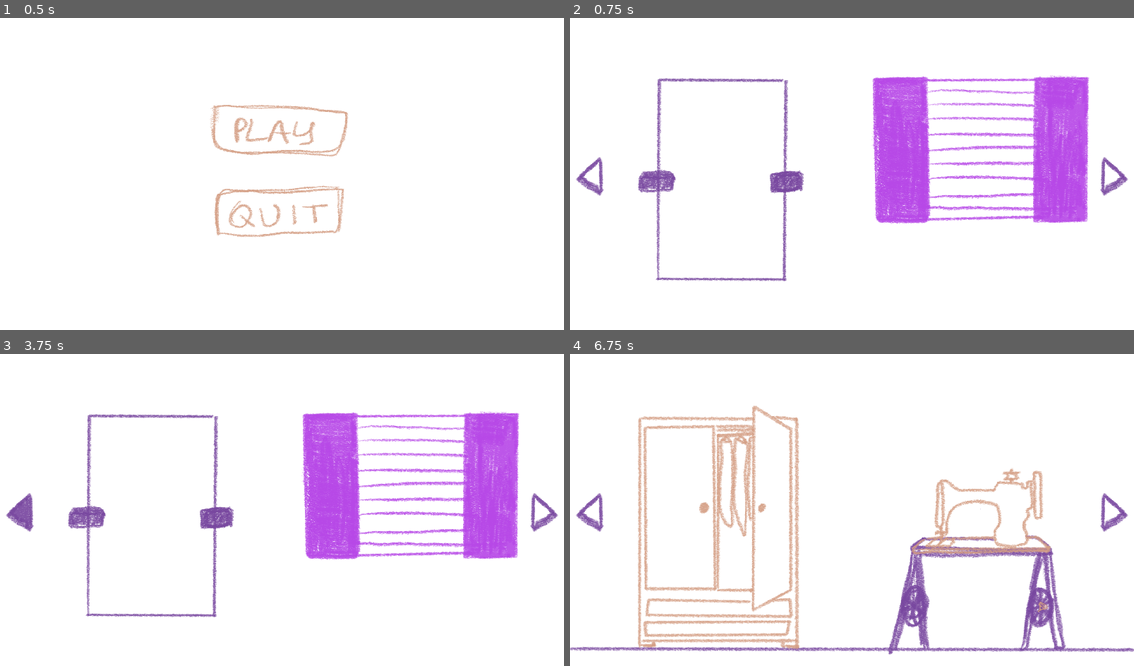
Above: before the commit, frames 1-4 (two rows, left to right).
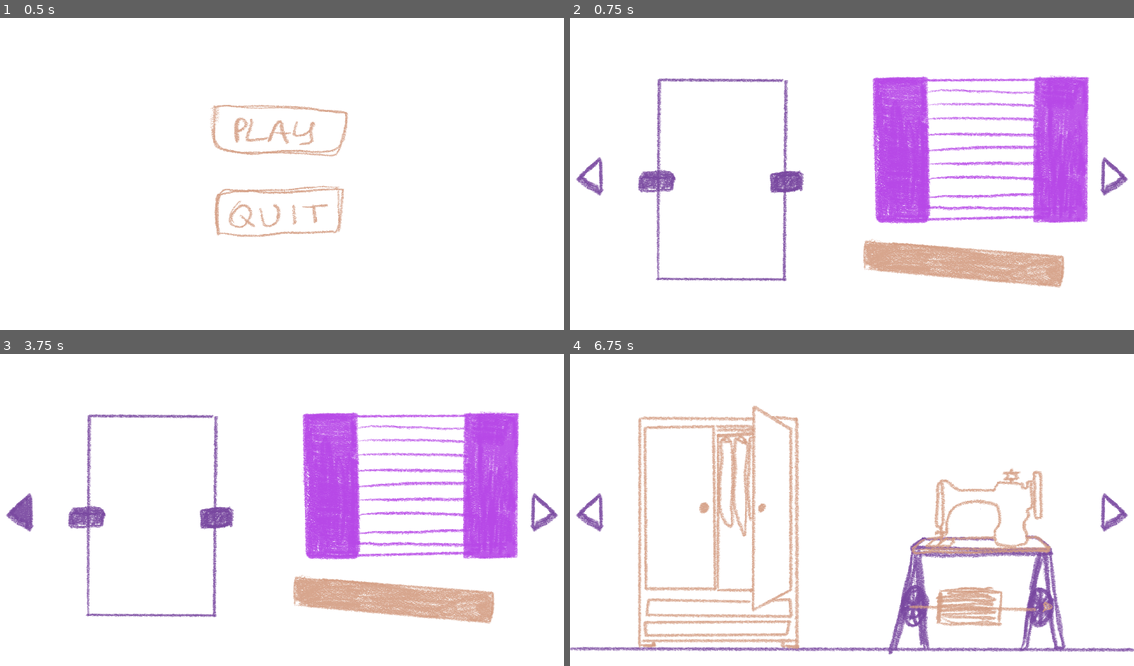
Above: after the commit, the same moments.

Repository: ThaisAlvarenga/Toyol
Game: Godot game, scene res://scenes/main_menu.tscn
Same seed, same stepped clock (60 frames per second), same inputs: the game is played once before the commit and once after it. The project has no main scene, so this scene is started directly.
Inputs (mouse positions are in pixels of both pictures, inside the frame that each line leads up to):
- Up to frame 1 (0.5 s): no input
- Up to frame 2 (0.75 s): click (852, 136) at 0.5 s
- Up to frame 3 (3.75 s): click (541, 513) at 1.25 s; click (541, 513) at 2 s; click (22, 513) at 2.75 s; click (22, 513) at 3.5 s
- Up to frame 4 (6.75 s): click (1111, 513) at 4.25 s; click (592, 513) at 5 s; tap Enter at 5.75 s; move the mouse to (976, 497) at 5.77 s; press the mouse at (976, 497) at 5.78 s; release the mouse at (976, 497) at 6.5 s; tap Space at 6.5 s; drag from (739, 528) to (823, 575) at 6.52 s

Frame 1 is identical in both runs. In frame 2, 3.5% of the frame differs, in the area x 51-88%, y 70-87%; in frame 3, 3.5%; in frame 4, 1.3%.

Commit message:
Added interaction animations for sewing room and entrance
Added assets and interactions to the sewing room and the entrance.

For the entrance, you can open and close the window. You can also take the piece of wood and barricade the door.

For the sewing machine room, the sewing machine pedal will have a jammed animation. A variable checks whether or not the nail jamming the sewing machine is there or not. If it is not there, then the sewing machine can work correctly.

Diff:
--- a/Scenes/1_house.tscn
+++ b/Scenes/1_house.tscn
@@ -1,10 +1,19 @@
-[gd_scene load_steps=3 format=3 uid="uid://doqf8uaj3ytv7"]
+[gd_scene load_steps=5 format=3 uid="uid://doqf8uaj3ytv7"]
 
 [ext_resource type="Script" path="res://Scenes/1_house_manager.gd" id="1_h2gj8"]
 [ext_resource type="PackedScene" uid="uid://bdyqfba5iol14" path="res://UI/change_room_button.tscn" id="2_42gak"]
+[ext_resource type="Script" path="res://Scenes/player_manager.gd" id="2_flbvx"]
+[ext_resource type="Script" path="res://Scenes/inventory.gd" id="3_rxabe"]
 
-[node name="1_House" type="Node2D"]
+[node name="1_House" type="Node2D" node_paths=PackedStringArray("player_manager")]
 script = ExtResource("1_h2gj8")
+player_manager = NodePath("Player_Manager")
+
+[node name="Player_Manager" type="Node2D" parent="."]
+script = ExtResource("2_flbvx")
+
+[node name="Inventory" type="Node2D" parent="."]
+script = ExtResource("3_rxabe")
 
 [node name="CanvasLayer" type="CanvasLayer" parent="."]
 
--- a/Scenes/1_house_manager.gd
+++ b/Scenes/1_house_manager.gd
@@ -1,5 +1,7 @@
 class_name HouseManager
 extends Node2D
+
+@export var player_manager: PlayerManager
 
 var rooms_path = [
 	"res://Scenes/house_1/1_0_house.tscn",
@@ -40,9 +42,19 @@
 	# add room as child of House Manager
 	add_child(current_room)
 
+	# Connect signals from the 1st room
+	#if current_room.has_signal("door_state_changed"):
+		#current_room.connect("door_state_changed", _on_door_state_changed)
+		#print("HouseManager: Door signal connected")
+	#if current_room.has_signal("window_state_changed"):
+		#current_room.connect("window_state_changed", _on_window_state_changed)
+		#print("HouseManager: Window signal connected")
+	#
+
 	# update current room index
 	current_room_index = index
 	print("Loaded scene: " , index)
+
 
 # load scene that proceeds current scene
 func next_scene() -> void:
@@ -56,3 +68,18 @@
 # accesses any scene given an index
 func go_to_scene(index: int) -> void:
 	load_scene(index)
+
+#
+#func _on_door_state_changed(is_closed: bool):
+	#print("HouseManager: Door state changed to ", is_closed)
+	#if player_manager:
+		#player_manager.update_door_state(is_closed)
+	#else:
+		#print("HouseManager: player_manager is null")
+#
+#func _on_window_state_changed(is_closed: bool):
+	#print("HouseManager: Window state changed to ", is_closed)
+	#if player_manager:
+		#player_manager.update_window_state(is_closed)
+	#else:
+		#print("HouseManager: player_manager is null")
--- /dev/null
+++ b/Scenes/house_1/1_0_house.gd
@@ -0,0 +1,20 @@
+extends Node2D
+
+signal door_state_changed(is_closed: bool)
+signal window_state_changed(is_closed: bool)
+
+func _ready():
+	pass
+	#$Wood.connect("door_state_changed", _on_door_state_changed)
+	#$Window.connect("window_state_changed", _on_window_state_changed)
+	#print("1_0_house: Signals connected")
+
+func _on_door_state_changed(is_closed: bool):
+	pass
+	#print("1_0_house: Door state changed to ", is_closed)
+	#emit_signal("door_state_changed", is_closed)
+
+func _on_window_state_changed(is_closed: bool):
+	pass
+	#print("1_0_house: Window state changed to ", is_closed)
+	#emit_signal("window_state_changed", is_closed)
--- a/Scenes/house_1/1_0_house.tscn
+++ b/Scenes/house_1/1_0_house.tscn
@@ -1,17 +1,28 @@
-[gd_scene load_steps=5 format=3 uid="uid://br3d78kmcw6ro"]
+[gd_scene load_steps=10 format=3 uid="uid://br3d78kmcw6ro"]
 
 [ext_resource type="Texture2D" uid="uid://cdq5oug4jumuh" path="res://Assets/Scene_Assets/Entrance/entrance.png" id="1_64ydi"]
+[ext_resource type="Script" path="res://Scenes/house_1/1_0_house.gd" id="1_evvbw"]
 [ext_resource type="PackedScene" uid="uid://dtqdjxuar55te" path="res://UI/arrow_button.tscn" id="2_0v7fr"]
 [ext_resource type="Texture2D" uid="uid://bs7lp7iw2nob0" path="res://Assets/Scene_Assets/Entrance/window.png" id="2_jwrfl"]
 [ext_resource type="Script" path="res://Scripts/open_close.gd" id="3_un1p3"]
+[ext_resource type="Texture2D" uid="uid://dl2n2gjrllc45" path="res://Assets/Scene_Assets/Entrance/wood.png" id="5_70bo7"]
+[ext_resource type="Script" path="res://Scenes/house_1/entrance_wood.gd" id="6_x8157"]
+
+[sub_resource type="RectangleShape2D" id="RectangleShape2D_fnpho"]
+size = Vector2(460, 693)
+
+[sub_resource type="RectangleShape2D" id="RectangleShape2D_1bgsc"]
+size = Vector2(693, 110)
 
 [node name="1_0_House" type="Node2D"]
+script = ExtResource("1_evvbw")
 
 [node name="ColorRect" type="ColorRect" parent="."]
 offset_right = 1950.0
 offset_bottom = 1098.0
 
 [node name="Background" type="Sprite2D" parent="."]
+visible = false
 centered = false
 
 [node name="Left_Button" parent="." instance=ExtResource("2_0v7fr")]
@@ -42,3 +53,28 @@
 texture = ExtResource("1_64ydi")
 region_enabled = true
 region_rect = Rect2(408, 307, 567, 694)
+
+[node name="StaticBody2D" type="StaticBody2D" parent="Door"]
+
+[node name="CollisionShape2D" type="CollisionShape2D" parent="Door/StaticBody2D"]
+position = Vector2(0, -2.5)
+shape = SubResource("RectangleShape2D_fnpho")
+
+[node name="Wood" type="Sprite2D" parent="." node_paths=PackedStringArray("door", "snap_marker")]
+position = Vector2(1340, 836)
+rotation = 0.0872665
+texture = ExtResource("5_70bo7")
+region_enabled = true
+region_rect = Rect2(338, 584, 690, 114)
+script = ExtResource("6_x8157")
+door = NodePath("../Door/StaticBody2D")
+snap_marker = NodePath("../wood_snap_position")
+
+[node name="Area2D" type="Area2D" parent="Wood"]
+
+[node name="CollisionShape2D" type="CollisionShape2D" parent="Wood/Area2D"]
+position = Vector2(-0.499878, -1)
+shape = SubResource("RectangleShape2D_1bgsc")
+
+[node name="wood_snap_position" type="Marker2D" parent="."]
+position = Vector2(514, 548)
--- a/Scenes/house_1/1_3_house.tscn
+++ b/Scenes/house_1/1_3_house.tscn
@@ -1,10 +1,17 @@
-[gd_scene load_steps=7 format=3 uid="uid://cxn881bhry3ri"]
+[gd_scene load_steps=12 format=3 uid="uid://cxn881bhry3ri"]
 
 [ext_resource type="Texture2D" uid="uid://b4usnuufqp6aj" path="res://Assets/Scene_Assets/Sewing_room/sewing_room.png" id="1_ndleh"]
 [ext_resource type="Texture2D" uid="uid://c7x4b3o3unjoq" path="res://Assets/Scene_Assets/Sewing_room/closet.png" id="2_tpv6d"]
+[ext_resource type="Script" path="res://Scenes/house_1/item.gd" id="3_djdvv"]
 [ext_resource type="Texture2D" uid="uid://bi5ymoxrnpwcp" path="res://Assets/Scene_Assets/Sewing_room/sewing_machines.png" id="3_it214"]
+[ext_resource type="Script" path="res://Scenes/house_1/nail.gd" id="3_slkyr"]
 [ext_resource type="Script" path="res://Scripts/open_close.gd" id="4_kpcsl"]
 [ext_resource type="PackedScene" uid="uid://dtqdjxuar55te" path="res://UI/arrow_button.tscn" id="5_roedk"]
+[ext_resource type="Texture2D" uid="uid://dpc3di0snvh57" path="res://Assets/Scene_Assets/Sewing_room/pedal_sewing.png" id="6_ujq8d"]
+[ext_resource type="Script" path="res://Scenes/house_1/pedal_sewing.gd" id="7_no2eu"]
+
+[sub_resource type="CircleShape2D" id="CircleShape2D_t55en"]
+radius = 23.0
 
 [sub_resource type="RectangleShape2D" id="RectangleShape2D_2wdvn"]
 size = Vector2(544, 768)
@@ -25,11 +32,21 @@
 region_enabled = true
 region_rect = Rect2(1158, 390, 476, 297)
 
-[node name="Nail" type="Sprite2D" parent="."]
-position = Vector2(1610, 862)
+[node name="Nail" type="Node2D" parent="."]
+position = Vector2(1626, 862)
+script = ExtResource("3_djdvv")
+
+[node name="Sprite" type="Sprite2D" parent="Nail"]
 texture = ExtResource("3_it214")
 region_enabled = true
 region_rect = Rect2(1585, 831, 37, 36)
+script = ExtResource("3_slkyr")
+
+[node name="Area2D" type="Area2D" parent="Nail"]
+
+[node name="CollisionShape2D" type="CollisionShape2D" parent="Nail/Area2D"]
+position = Vector2(-3, 1)
+shape = SubResource("CircleShape2D_t55en")
 
 [node name="Closet" type="Sprite2D" parent="."]
 position = Vector2(524, 606)
@@ -60,3 +77,11 @@
 offset_bottom = 610.0
 flip_h = true
 scene_path = "res://Scenes/house_1/1_4_house.tscn"
+
+[node name="PedalSewing" type="Sprite2D" parent="."]
+position = Vector2(1370, 867)
+texture = ExtResource("6_ujq8d")
+vframes = 2
+frame = 1
+script = ExtResource("7_no2eu")
+loop_enabled = true
--- /dev/null
+++ b/Scenes/house_1/entrance_wood.gd
@@ -0,0 +1,52 @@
+extends Sprite2D
+
+#signal door_state_changed(is_closed: bool)
+
+var dragging = false
+var drag_offset = Vector2.ZERO
+var door_is_closed = false  # New variable to track if the wood is snapped
+
+@export var door: StaticBody2D
+@export var snap_marker: Marker2D
+
+@onready var area = $Area2D
+
+func _ready():
+	set_process_input(true)
+	if not door or not snap_marker:
+		push_warning("Door or Snap Marker not set for " + name)
+	if not area:
+		push_warning("Area2D child not found for " + name)
+	print("Wood ready. Door:", door, "Snap Marker:", snap_marker)
+
+func _input(event):
+	if door_is_closed:  # If snapped, ignore all input
+		return
+
+	if event is InputEventMouseButton and event.button_index == MOUSE_BUTTON_LEFT:
+		if event.pressed:
+			if get_rect().has_point(to_local(event.global_position)):
+				dragging = true
+				drag_offset = global_position - event.global_position
+		else:
+			dragging = false
+			print("Checking collision with door")
+			check_collision_with_door()
+
+func _process(delta):
+	if dragging and not door_is_closed:
+		global_position = get_global_mouse_position() + drag_offset
+		# print("Dragging wood. Position:", global_position)
+
+func check_collision_with_door():
+	if door and snap_marker and area:
+		var overlapping_bodies = area.get_overlapping_bodies()
+		print("Wood: Overlapping bodies:", overlapping_bodies)
+		if door in overlapping_bodies:
+			global_position = snap_marker.global_position
+			door_is_closed = true
+			#print("Wood: Emitting door_state_changed signal")
+			#emit_signal("door_state_changed", true)
+			print("Wood snapped to marker position and locked")
+		else:
+			print("No collision with door")
--- /dev/null
+++ b/Scenes/house_1/item.gd
@@ -0,0 +1,21 @@
+extends Node2D
+
+
+signal item_clicked(item)
+
+@onready var sprite = $Sprite2D
+@onready var area = $Area2D
+
+func _ready():
+	area.input_event.connect(_on_input_event)
+
+func _on_input_event(viewport, event, shape_idx):
+	if event is InputEventMouseButton and event.pressed and event.button_index == MOUSE_BUTTON_LEFT:
+		emit_signal("item_clicked", self)
+
+# You can add methods to get/set the item's properties
+func get_item_name():
+	return name
+
+func get_item_texture():
+	return sprite.texture
--- /dev/null
+++ b/Scenes/house_1/nail.gd
@@ -0,0 +1,10 @@
+extends Sprite2D
+#
+#signal item_clicked(item)
+
+func _ready():
+	pass
+#
+#func _input_event(viewport, event, shape_idx):
+	#if event is InputEventMouseButton and event.pressed and event.button_index == MOUSE_BUTTON_LEFT:
+		#emit_signal("item_clicked", self)
--- /dev/null
+++ b/Scenes/house_1/pedal_sewing.gd
@@ -0,0 +1,29 @@
+extends Sprite2D
+
+@export var loop_enabled = false  # The bool to control behavior
+var is_animating = false  # To track if we're currently animating
+var animation_speed = 5  # Frames per second for the animation
+
+func _ready():
+	# Ensure we start on the first frame
+	frame = 0
+
+func _input(event):
+	if event is InputEventMouseButton and event.button_index == MOUSE_BUTTON_LEFT:
+		if event.pressed and get_rect().has_point(to_local(event.position)):
+			if loop_enabled:
+				# Start or stop the animation
+				is_animating = not is_animating
+			else:
+				# Just move to the next frame
+				frame = (frame + 1) % 2
+
+func _process(delta):
+	if loop_enabled and is_animating:
+		# Calculate the new frame based on time
+		var new_frame = int(Time.get_ticks_msec() / (1000.0 / animation_speed)) % 2
+		if frame != new_frame:
+			frame = new_frame
+	elif not loop_enabled and is_animating:
+		# If we were animating but loop is now disabled, stop on current frame
+		is_animating = false
--- /dev/null
+++ b/Scenes/inventory.gd
@@ -0,0 +1,16 @@
+extends Node
+
+class_name Inventory
+
+
+var items = []
+
+func add_item(item):
+	items.append(item)
+
+func remove_item(item):
+	if item in items:
+		items.erase(item)
+
+func get_items():
+	return items
--- /dev/null
+++ b/Scenes/player_manager.gd
@@ -0,0 +1,36 @@
+extends Node
+class_name PlayerManager
+
+signal room_secured
+
+var door_closed = false
+var window_closed = false
+
+var inventory = Inventory.new()
+
+
+@onready var room_nav_ui = $"../CanvasLayer/Room Nav"
+
+func _ready():
+	add_child(inventory)
+	#room_nav_ui.hide()
+
+func update_door_state(is_closed: bool):
+	print("PlayerManager: Updating door state to ", is_closed)
+	door_closed = is_closed
+	check_room_security()
+
+func update_window_state(is_closed: bool):
+	print("PlayerManager: Updating window state to ", is_closed)
+	window_closed = is_closed
+	check_room_security()
+
+func check_room_security():
+	print("PlayerManager: Checking room security. Door: ", door_closed, ", Window: ", window_closed)
+	#if door_closed and window_closed:
+		#room_nav_ui.show()
+		#print("PlayerManager: Room secured, showing UI")
+		#emit_signal("room_secured")
+	#else:
+		#room_nav_ui.hide()
+		#print("PlayerManager: Room not secured, hiding UI")
--- a/Scripts/open_close.gd
+++ b/Scripts/open_close.gd
@@ -1,5 +1,7 @@
 extends Sprite2D
 class_name OpenCloseFurniture
+
+#signal window_state_changed(is_closed: bool)
 
 # NOTES:
 # in this context, open means that the sprite has two frames:
@@ -41,8 +43,10 @@
 	self.frame = 1 if is_open else 0
 	# print that closet is either open or closed
 	print("Furniture is now " + ("open" if is_open else "closed"))
+	print("Window: Emitting window_state_changed signal")
 	# Emit a signal when toggled
 	emit_signal("toggled", is_open)
+	#emit_signal("window_state_changed", not is_open)
 
 
 # function to change whether or not toggling is permissible
--- a/Scripts/portrait.gd
+++ b/Scripts/portrait.gd
@@ -2,7 +2,7 @@
 
 # Boolean to determine if sprite can stay at 0 rotation
 # this variable is what we use to set the portrait to the right position
-var can_stay_rotated = false
+@export var can_stay_rotated = false
 
 # keeps track of whether sprite has been rotated
 var is_rotated = true
Binary file added: Assets/Scene_Assets/Sewing_room/pedal_sewing.png
Not shown, added: Assets/Scene_Assets/Sewing_room/pedal_sewing.png.import
